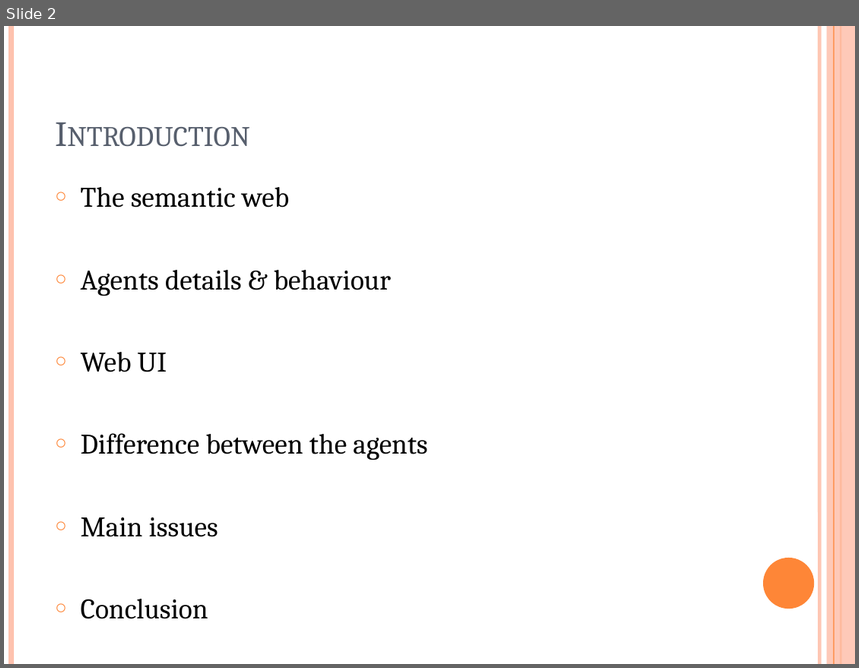
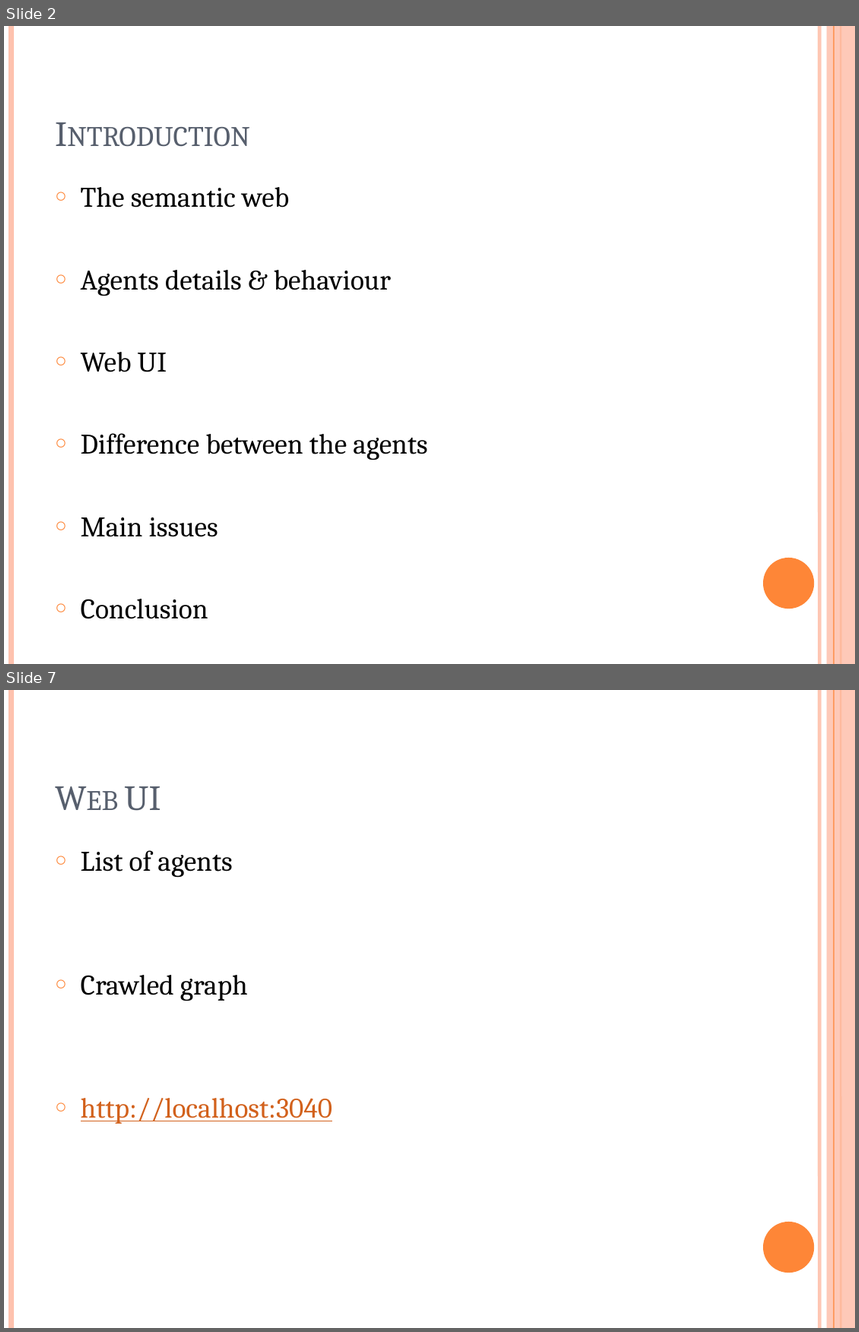
Before and after one commit to wouterbeek/DataHives, a slide deck: report/Bachelor presentation.pptx. Shown one above the other, each under a label of ours: slide 2 before the commit, slides 2 and 7 after it; the slides between them are not shown. The pictures are 859x668 and 859x1332 pixels, drawn with LibreOffice and Linux fonts; fonts in the diff are those of the drawing. Boxes give left, top, right and bottom in pixels: in the first picture for what was removed or moved away, otherwise in the second. Text is boxed around its words. In the diff, an @@ line names an element or a change of style, - is before the commit and + after.

```diff
--- a/report/Bachelor presentation.pptx
+++ b/report/Bachelor presentation.pptx
@@ slide 7 added at (4,690,855,1328), background #FFFFFF; not listed: 6 template elements that a slide beside it also shows @@
@@ title added at (124,787,161,811), 30 pt, text #575F6D, small capitals @@
+Web UI
@@ text added at (81,850,333,1124), 24 pt, text #000000 @@
+○ List of agents
+○ Crawled graph
+○ http://localhost:3040
```
Also in this commit, not shown: 6 slides changed, 4 other slides added.
